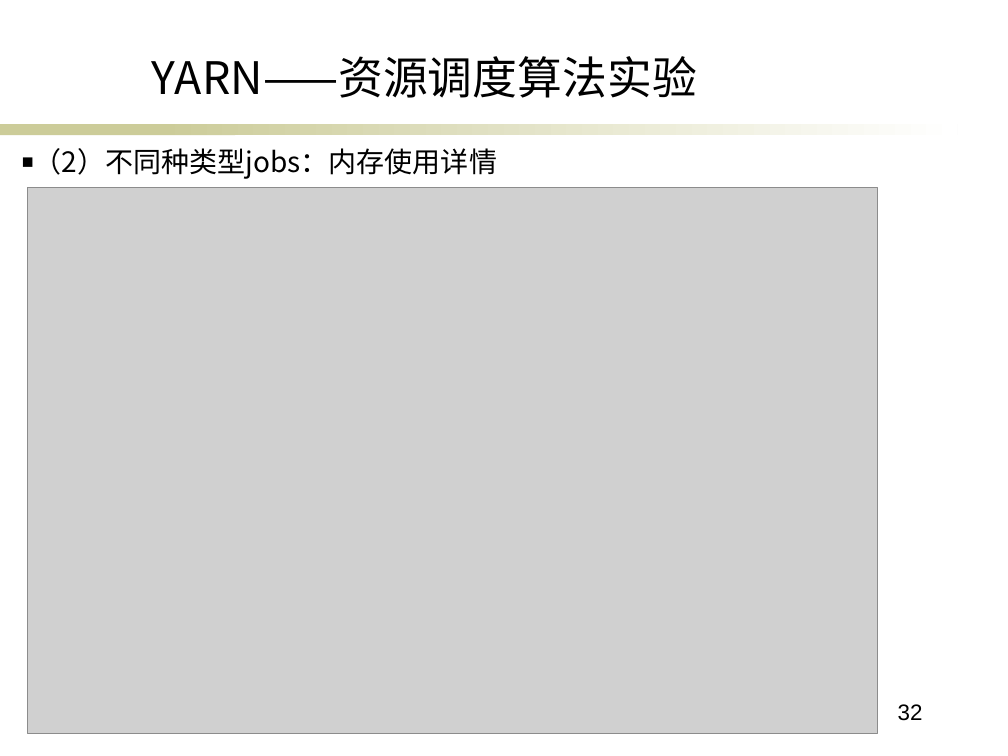
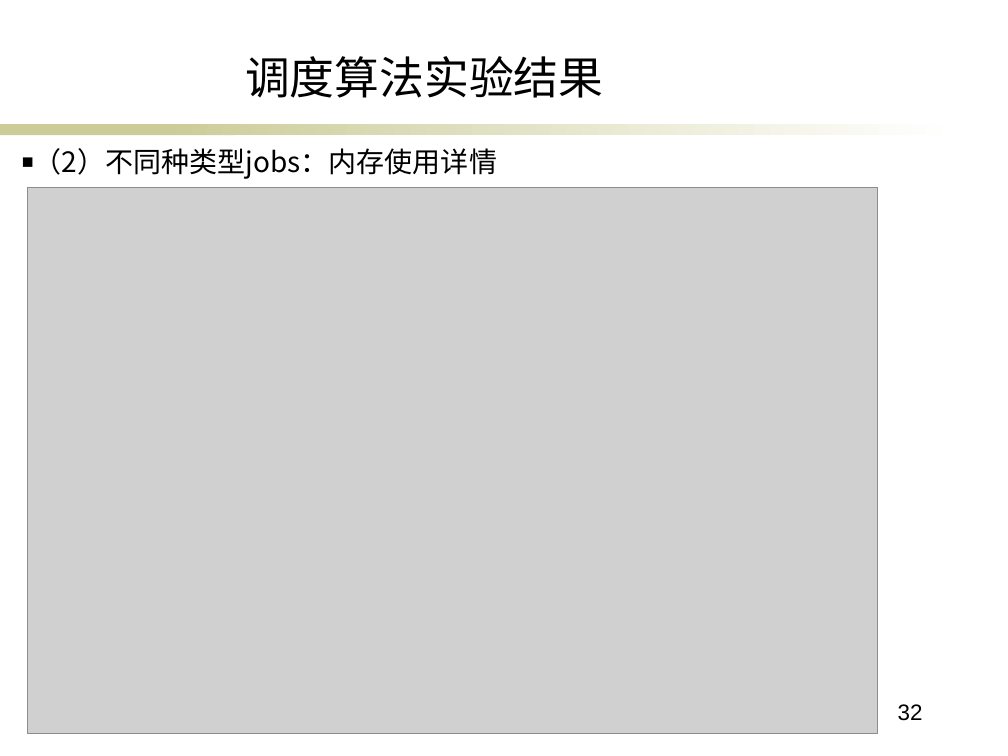
Before and after one commit to ericsonyc/paper, a slide deck: slide 32 of 毕业答辩.pptx. Drawn at 1008x756 pixels with LibreOffice and Linux fonts; fonts in the diff are those of the drawing; grey boxes stand for pictures; background and template pictures are left out. Boxes give left, top, right and bottom in pixels: in the first picture for what was removed or moved away, otherwise in the second. Text is boxed around its words. In the diff, an @@ line names an element or a change of style, - is before the commit and + after.

```diff
--- a/毕业答辩.pptx
+++ b/毕业答辩.pptx
@@ text at <box>245,56,604,98</box>: text changed @@
-YARN——资源调度算法实验
+调度算法实验结果
```
Also in this commit, not shown: 7 other slides changed, 5 slides added, 3 slides removed.
